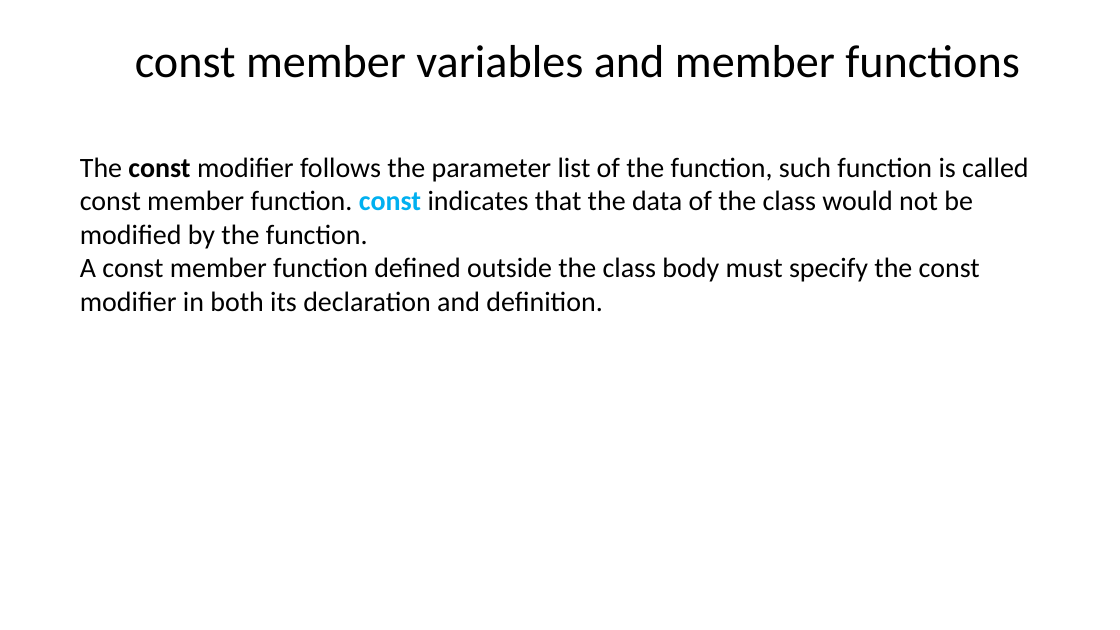
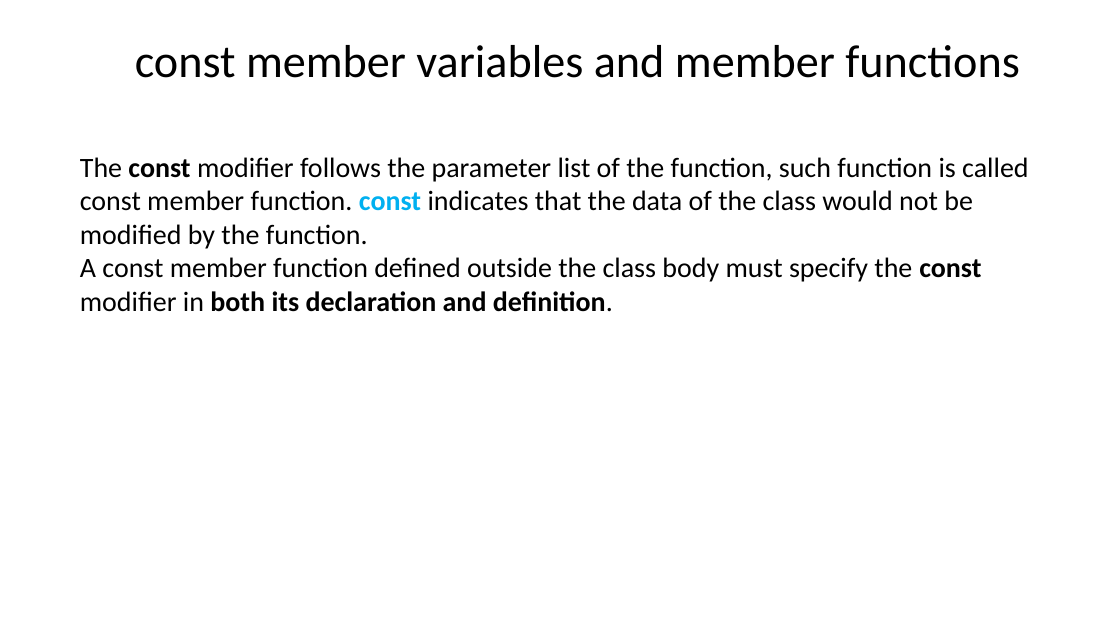
Before and after one commit to dayekuaipao/CPPLearning, a slide deck: slide 13 of week09/Lab09.pptx. Drawn at 1120x630 pixels with LibreOffice and Linux fonts; fonts in the diff are those of the drawing; background and template pictures are left out. Boxes give left, top, right and bottom in pixels: in the first picture for what was removed or moved away, otherwise in the second. Text is boxed around its words. In the diff, an @@ line names an element or a change of style, - is before the commit and + after.

```diff
--- a/week09/Lab09.pptx
+++ b/week09/Lab09.pptx
@@ text at (x1=80, y1=257, x2=981, y2=312): bold on in "const both its declaration and definition." @@
```
Also in this commit, not shown: 3 other slides changed, 3 slides added.
